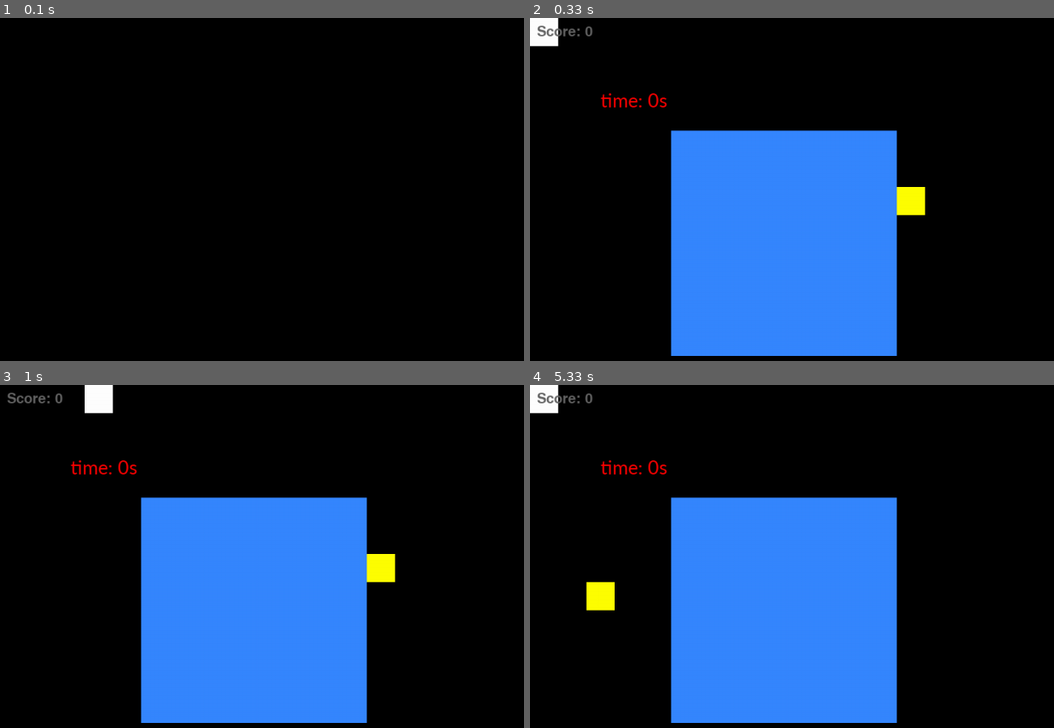
Above: before the commit, frames 1-4 (two rows, left to right).
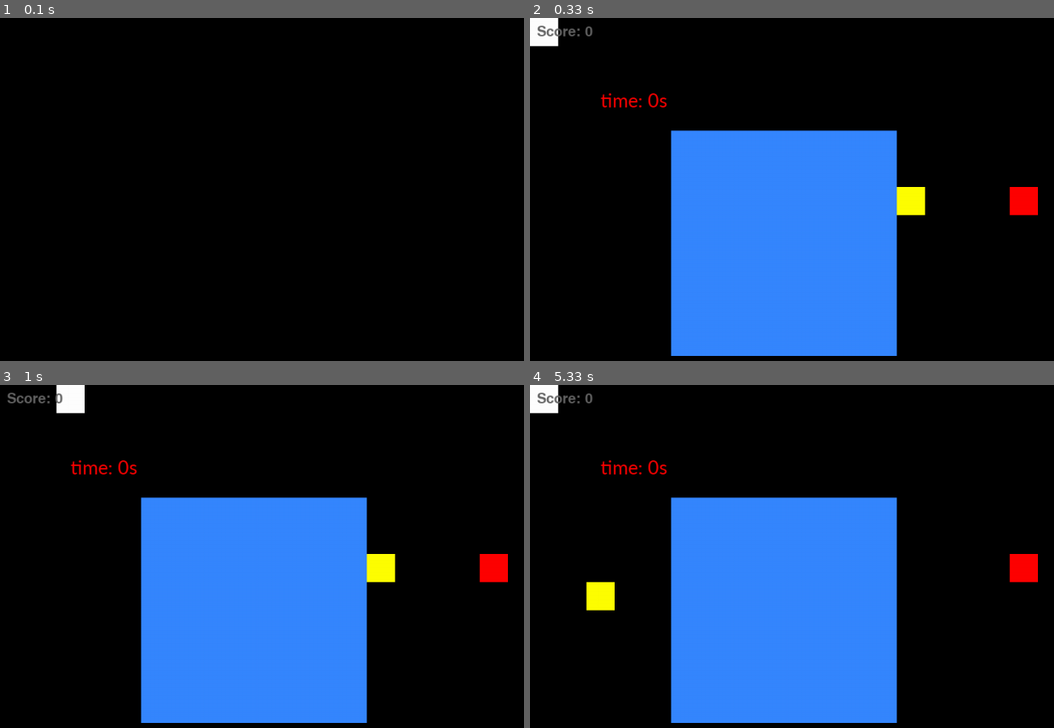
Above: after the commit, the same moments.

Repository: dlccyes/pygame-snake
Game: pygame game, started from snake.py
Same seed, same stepped clock (60 frames per second), same inputs: the game is played once before the commit and once after it.
Inputs:
- Up to frame 1 (0.1 s): no input
- Up to frame 2 (0.33 s): no input
- Up to frame 3 (1 s): hold Right 0.33-0.8 s; hold Up from 0.83 s (still down)
- Up to frame 4 (5.33 s): release Up at 1.15 s; click "restart" at 5.03 s

Frame 1 is identical in both runs. In frame 2, 0.5% of the frame differs, in the area x 91-97%, y 49-58%; in frame 3, 1.4%, in the area x 10-97%, y 0-58%; in frame 4, 0.5%.

Commit message:
add slowpill & minor changes
slowpill: works same as a food, but lower your speed(set back to default for now) when eaten
a large obstacle for testing
delete unwanted lines

Diff:
--- a/snake.py
+++ b/snake.py
@@ -21,12 +21,8 @@
 tail_length = 1
 isGame = True
 isEaten = True
-colordict = {'blue':(54,135,255),'black':(0,0,0),'white':(255,255,255),'pink':(255,131,239),'red':(255,0,0)}
-# black = (255,255,255)
-
-# pink = (255,131,239)
-# red = (255,0,0)
-
+isEaten_slowpill = True
+colordict = {'yellow':(255,255,0),'blue':(54,135,255),'black':(0,0,0),'white':(255,255,255),'pink':(255,131,239),'red':(255,0,0)}
 
 
 def button(pressed_color, unpressed_color, text, text_color, x_pos, y_pos, width, height, action = None):
@@ -61,10 +57,7 @@
     y_food = 0 #food's y pos
     x_player = 0 #snake's head's x pos
     y_player = 0 #snake's head's y pos
-    # up = False
-    # down = False
-    # right = False
-    # left = False
+
     bodies = list()
     tail_length = 1
     isEaten = True
@@ -81,13 +74,6 @@
     time.sleep(2) # time.delay
     screen.fill(colordict['black'])
 
-    # pygame.draw.rect(screen, (0, 0, 0), (425,350,1000,100)) #cover previous text with black box
-
-    #draw same txet with black to cover
-    # score_text = font.render("Congrats you got " + str(tail_length - 1) + " points!",4,colordict['black'])
-    # screen.blit(score_text,(425,350))
-    # pygame.display.flip()
-
     while isGame:
         # pygame.time.delay(delay)
         for event in pygame.event.get():
@@ -97,30 +83,6 @@
         button('red','pink','restart','white',600,300,120,60,reset)
         pygame.display.update()
 
-    # font = pygame.font.SysFont('Calibri', 30)
-    # score_text = font.render(('press Q to quit, press R to restart'),4,(255,0,0))
-    # screen.blit(score_text,(425,350))
-    # pygame.display.flip()
-    # print(bool(keys[pygame.K_q]==1))
-
-
-    # sys.exit()
-    # pygame.quit()
-
-    # while 1:
-    #     print(keys[pygame.K_q],keys[pygame.K_k])
-    #     if keys[pygame.K_q] == 1 and keys[pygame.K_k] == 0:
-    #         quit = True
-    #         break
-    #     elif keys[pygame.K_k] == 1 and keys[pygame.K_q] == 0:
-    #         restart = True
-    #         break
-    # time.sleep(1)
-    # if quit == True:
-    #     time.sleep(1) #delay 1s
-    #     pygame.quit()
-    #     sys.exit()
-    # elif restart == True:
 
 def obstacle(x,y,w,h):
     global screen, colordict, x_player, y_player, x_food, y_food, obs_x,obs_y,obs_w,obs_h
@@ -135,17 +97,25 @@
     y_food = random.randint(0, (screenHeight - gridSize) / gridSize) * gridSize
 
     while (x_food, y_food) in bodies or obs_x*gridSize < (x_food*2+gridSize)/2 < (obs_x+obs_w)*gridSize and obs_y*gridSize < (y_food*2+gridSize)/2 < (obs_y+obs_h)*gridSize:
-        print('suckme')
         x_food = random.randint(0, (screenWidth - gridSize) / gridSize) * gridSize
         y_food = random.randint(0, (screenHeight - gridSize) / gridSize) * gridSize
     return x_food, y_food
 
-
+#same as a food except speed set back to default when eaten
+def generate_slowpill():
+    global x_slowpill, y_slowpill, bodies, screenWidth, screenHeight, gridSize, obs_x,obs_y,obs_w,obs_h
+    x_slowpill = random.randint(0, (screenWidth - gridSize) / gridSize) * gridSize #grid num * grid size
+    y_slowpill = random.randint(0, (screenHeight - gridSize) / gridSize) * gridSize
+
+    while (x_slowpill, y_slowpill) in bodies or obs_x*gridSize < (x_slowpill*2+gridSize)/2 < (obs_x+obs_w)*gridSize and obs_y*gridSize < (y_slowpill*2+gridSize)/2 < (obs_y+obs_h)*gridSize:
+        x_slowpill = random.randint(0, (screenWidth - gridSize) / gridSize) * gridSize
+        y_slowpill = random.randint(0, (screenHeight - gridSize) / gridSize) * gridSize
+    return x_slowpill, y_slowpill
 
 
 #Game Loop
 def snake_game():
-    global game_speed, x_food, y_food, x_player, y_player, gridSize, screenWidth, screenHeight, bodies, delay, tail_length, screen, isGame, isEaten, colordict
+    global x_slowpill,y_slowpill,isEaten_slowpill, game_speed, x_food, y_food, x_player, y_player, gridSize, screenWidth, screenHeight, bodies, delay, tail_length, screen, isGame, isEaten, colordict
 
     screen = pygame.display.set_mode((screenWidth, screenHeight))
     velocity = gridSize
@@ -199,37 +169,38 @@
         #when touches boundary
         if x_player < 0 or x_player > screenWidth - gridSize or y_player < 0 or y_player > screenHeight - gridSize:
             how_snake_die()
-        # if x_player > screenWidth - gridSize :
-        #     x_player = 0
-        # if y_player > screenHeight - gridSize :
-        #     y_player = 0
-        # if x_player < 0 :
-        #     x_player = screenWidth - gridSize
-        # if y_player < 0 :
-        #     y_player = screenHeight - gridSize
+
         obstacle(5,4,8,8)
         if isEaten:
             x_food, y_food = generate_food()
             isEaten = False
             delay -= game_speed
 
+        if isEaten_slowpill:
+            x_slowpill, y_slowpill = generate_slowpill()
+            isEaten_slowpill = False
+            delay = 140 #set speed back to the start
+
         if (x_player, y_player) == (x_food, y_food):
             isEaten = True
             tail_length += 1
 
+        if (x_player, y_player) == (x_slowpill, y_slowpill):
+            isEaten_slowpill = True
+
+
         while (len(bodies) > tail_length):
             del (bodies[0])
 
-
-
-
         screen.fill((0, 0, 0))
-
 
 
         #draw food
         pygame.draw.rect(screen,colordict['blue'],(obs_x*gridSize,obs_y*gridSize,obs_w*gridSize,obs_h*gridSize))
-        pygame.draw.rect(screen, (255, 255, 0), (x_food, y_food, gridSize, gridSize))
+        pygame.draw.rect(screen,colordict['yellow'], (x_food, y_food, gridSize, gridSize))
+
+        #draw slowpill
+        pygame.draw.rect(screen,colordict['red'],(x_slowpill,y_slowpill,gridSize,gridSize))
 
         #draw the body
         for body in bodies :
@@ -250,10 +221,5 @@
         #update the screen
         pygame.display.update()
 
-# def main():
-#     """start the game"""
-
-
-
 if __name__ == '__main__':
     snake_game()
